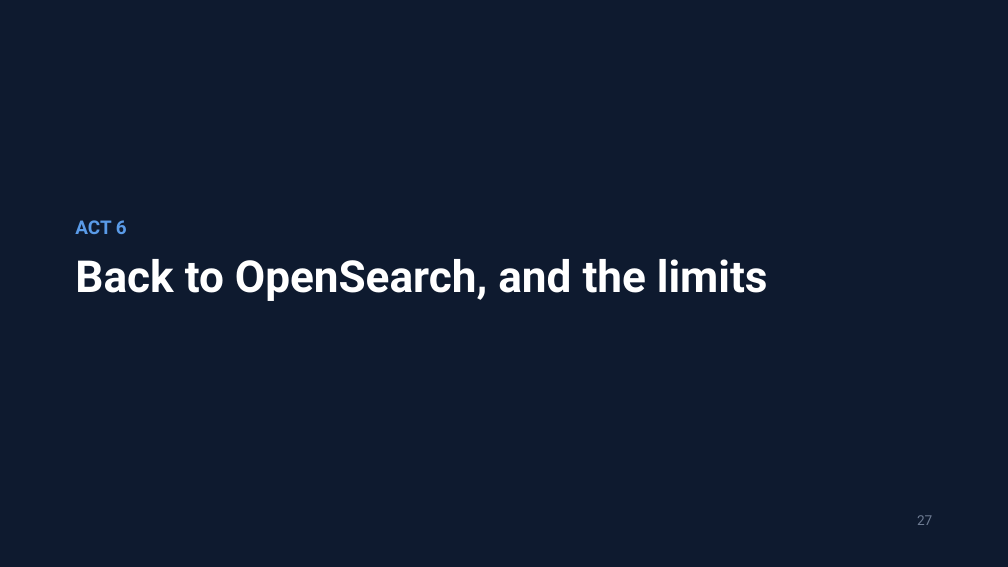
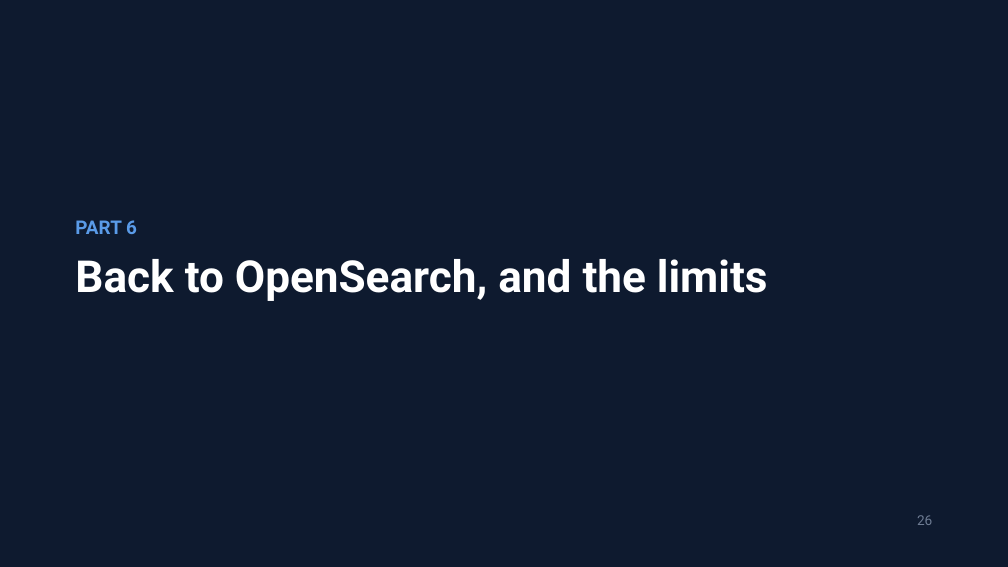
Before and after one commit to jzonthemtn/ldp-for-search, a slide deck: slide 26 of ldp_for_search_slides.pptx (slide 27 before the commit). Drawn at 1008x567 pixels with LibreOffice and Linux fonts; fonts in the diff are those of the drawing. Boxes give left, top, right and bottom in pixels: in the first picture for what was removed or moved away, otherwise in the second. Text is boxed around its words. In the diff, an @@ line names an element or a change of style, - is before the commit and + after.

```diff
--- a/ldp_for_search_slides.pptx
+++ b/ldp_for_search_slides.pptx
@@ text at (x1=75, y1=220, x2=137, y2=234): text changed @@
-ACT 6
+PART 6
@@ text at (x1=917, y1=515, x2=932, y2=525): text changed @@
-27
+26
```
Also in this commit, not shown: 25 other slides changed, 2 slides added, 3 slides removed, 20 other files.
